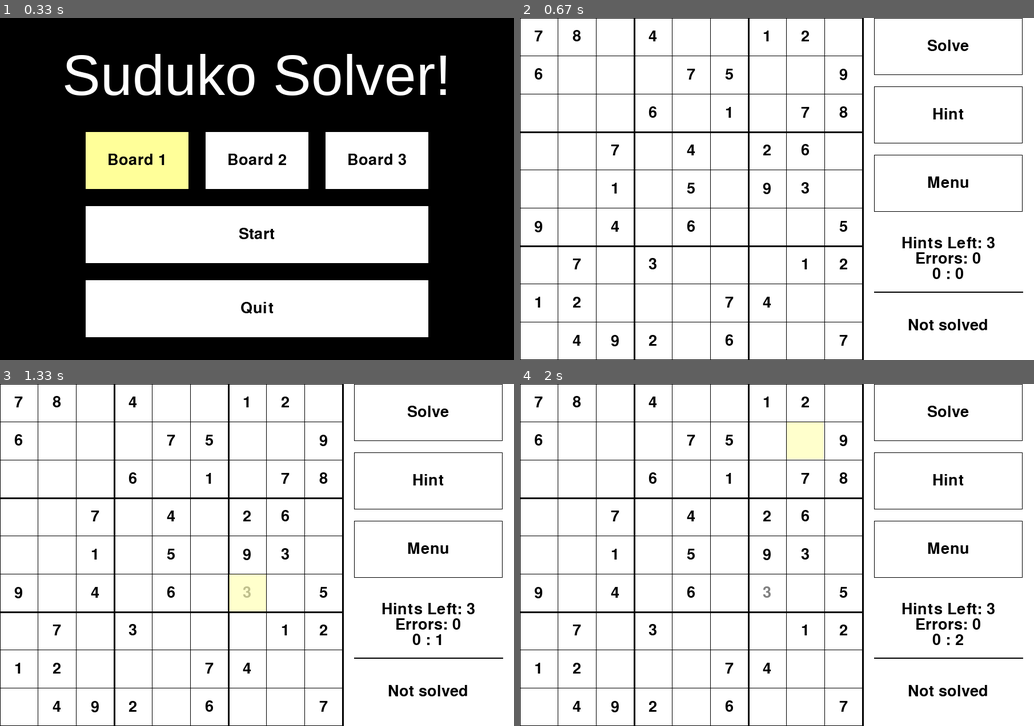
Above: before the commit, frames 1-4 (two rows, left to right).
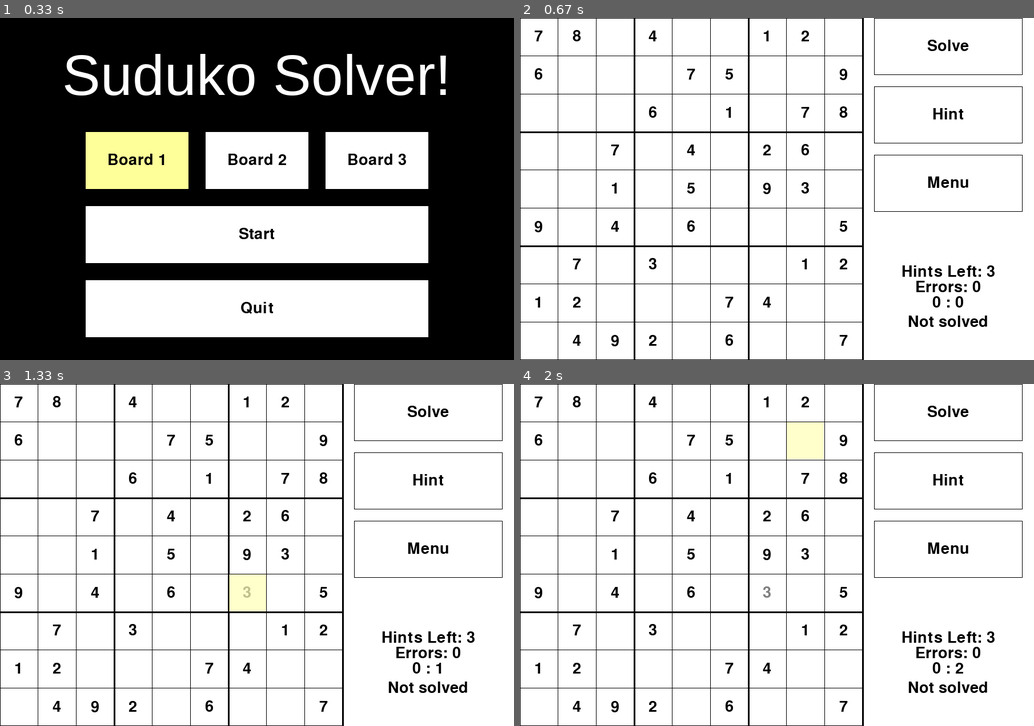
Above: after the commit, the same moments.

Repository: TedGraveson/Suduko
Game: pygame game, started from src/SudukoGUI.py
Same seed, same stepped clock (60 frames per second), same inputs: the game is played once before the commit and once after it.
Inputs (mouse positions are in pixels of both pictures, inside the frame that each line leads up to):
- Up to frame 1 (0.33 s): no input
- Up to frame 2 (0.67 s): click "Start" at 0.38 s
- Up to frame 3 (1.33 s): click (262, 575) at 0.72 s; tap 3 at 1 s
- Up to frame 4 (2 s): click (643, 428) at 1.38 s; click (787, 438) at 1.72 s

Frame 1 is identical in both runs. In frame 2, 1.4% of the frame differs, in the area x 68-98%, y 64-92%; in frame 3, 1.3%; in frame 4, 1.4%.

Commit message:
Fixed spacing issue with game clock

Diff:
--- a/src/SudukoGUI.py
+++ b/src/SudukoGUI.py
@@ -84,7 +84,7 @@
 
 
         #Score divider
-        pygame.draw.line(self.screen, BLACK, (620, 480), (880, 480), 2)
+        # pygame.draw.line(self.screen, BLACK, (620, 580), (880, 580), 2)
 
     #Draws all numbers inside squares
     def fill_squares(self):
@@ -134,7 +134,7 @@
         #Draw clock
         clock = self.font.render(self.clock_time, True, BLACK)
         x_pos = (600+150)- (clock.get_width()/2)
-        y_pos = (450)- (clock.get_height()/2)
+        y_pos = (500)- (clock.get_height()/2)
         self.screen.blit(clock, (x_pos, y_pos))
 
         #Draw errors
@@ -147,7 +147,7 @@
 
         #Draw current game status
         status = self.font.render(self.game_status, True, BLACK)
-        self.screen.blit(status, (750-status.get_width()/2, 540-status.get_height()/2))
+        self.screen.blit(status, (750-status.get_width()/2, 520))
 
     #Changes square currently selected
     def set_select(self, pos):
